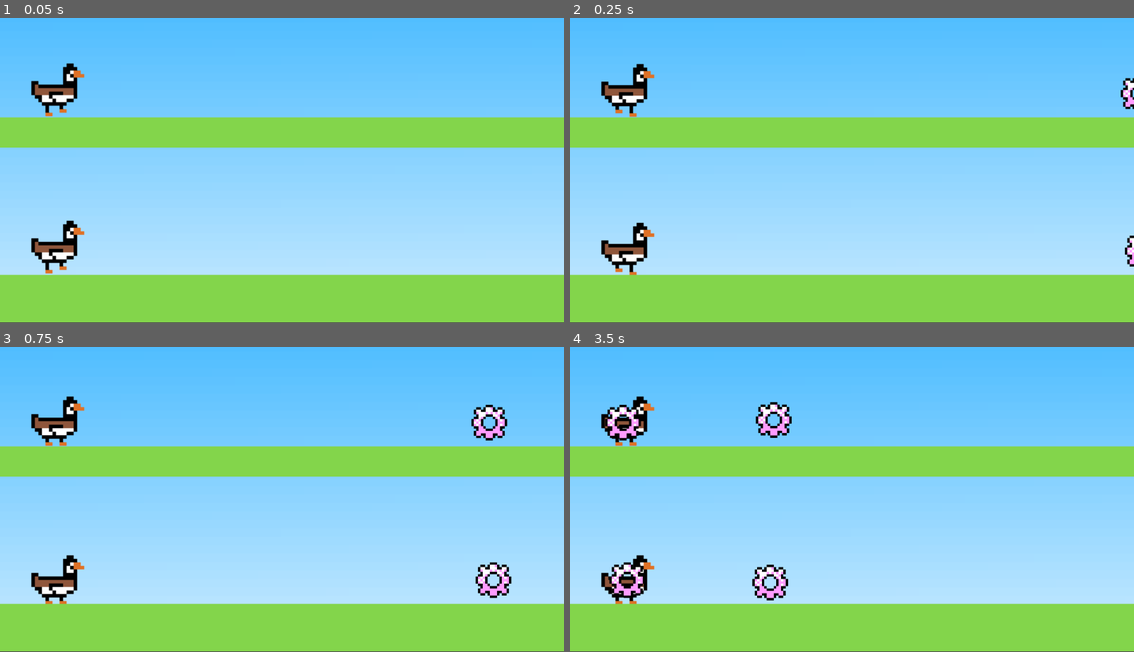
Above: before the commit, frames 1-4 (two rows, left to right).
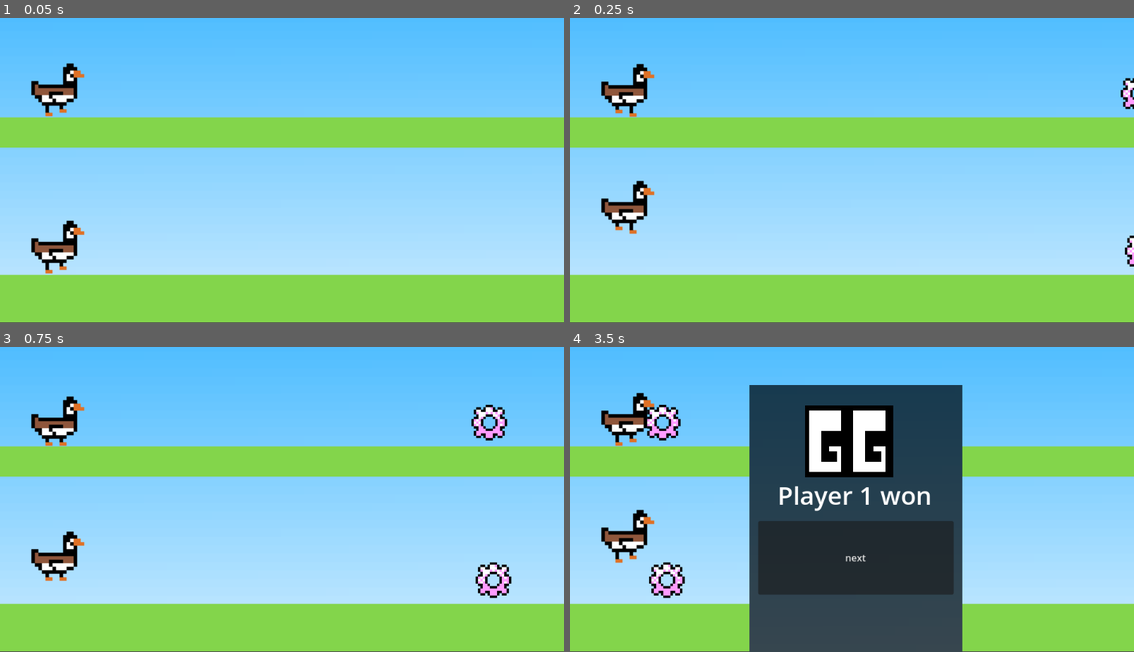
Above: after the commit, the same moments.

Repository: TheDynamicVector/HandGame
Game: Godot game, scene res://Levels/dinosaurgame.tscn
Same seed, same stepped clock (60 frames per second), same inputs: the game is played once before the commit and once after it. Before the commit the project starts from res://Levels/dinosaur game.tscn.
Inputs:
- Up to frame 1 (0.05 s): no input
- Up to frame 2 (0.25 s): no input
- Up to frame 3 (0.75 s): no input
- Up to frame 4 (3.5 s): no input

Frame 1 is identical in both runs. In frame 2, 1.6% of the frame differs, in the area x 5-16%, y 53-85%; in frame 3, 1.4%; in frame 4, 36%, in the area x 5-70%, y 12-100%.

Commit message:
DeathCondition

Diff:
--- a/Global.gd
+++ b/Global.gd
@@ -13,9 +13,9 @@
 
 var game = "goose"
 
-func _process(delta):
+func _process(_delta):
 
-	var gesture_texts = FileAccess.open("res://GestureData.txt", FileAccess.READ).get_as_text().split(",")
+	gesture_texts = FileAccess.open("res://GestureData.txt", FileAccess.READ).get_as_text().split(",")
 	#print(gesture_text)
 
 	if game == "goose" and gesture_texts.size() == 2:
@@ -25,3 +25,21 @@
 
 		if gesture_texts[1] == "zero":
 			$/root/dinosaurgame/Goose2.jump()
+
+func end_round(player_won):
+
+	get_tree().paused = true
+	WinRoundUi.visible = true
+
+	if player_won == 1:
+		player_1_score += 1
+		if player_1_score == 3:
+			pass
+	else:
+		player_2_score += 1
+		if player_2_score == 3:
+			pass
+func new_level():
+	get_tree().change_scene_to_file("res://Levels/dinosaurgame.tscn")
+	WinRoundUi.visible = false
+	get_tree().paused = false
--- a/Levels/dinosaur game.tscn
+++ b/Levels/dinosaurgame.tscn
@@ -1,11 +1,11 @@
 [gd_scene load_steps=13 format=3 uid="uid://ciagy2f5687w3"]
 
-[ext_resource type="Texture2D" uid="uid://c1f07ij02kp8" path="res://sprites/bg.png" id="1_0hkbx"]
-[ext_resource type="Script" path="res://Scripts/CharacterBody2D.gd" id="1_a4l87"]
-[ext_resource type="Texture2D" uid="uid://vw24sm3c1xg5" path="res://sprites/duck.png" id="2_orvsf"]
-[ext_resource type="Script" path="res://Scripts/gear.gd" id="4_e2637"]
-[ext_resource type="Texture2D" uid="uid://b6flbo0s8mgws" path="res://sprites/grass.png" id="4_ks0x6"]
-[ext_resource type="Texture2D" uid="uid://bxcbrawfu875f" path="res://sprites/gear.png" id="5_s2iqi"]
+[ext_resource type="Texture2D" uid="uid://c1f07ij02kp8" path="res://sprites/bg.png" id="1_80ysx"]
+[ext_resource type="Script" path="res://Scripts/CharacterBody2D.gd" id="2_rg58i"]
+[ext_resource type="Texture2D" uid="uid://vw24sm3c1xg5" path="res://sprites/duck.png" id="3_a8s8k"]
+[ext_resource type="Texture2D" uid="uid://b6flbo0s8mgws" path="res://sprites/grass.png" id="4_q2ghm"]
+[ext_resource type="Script" path="res://Scripts/gear.gd" id="5_fhan8"]
+[ext_resource type="Texture2D" uid="uid://bxcbrawfu875f" path="res://sprites/gear.png" id="6_axh3g"]
 
 [sub_resource type="Animation" id="Animation_x0i2k"]
 resource_name = "walk"
--- /dev/null
+++ b/Nodes/WinRoundUI.tscn
@@ -0,0 +1,57 @@
+[gd_scene load_steps=4 format=3 uid="uid://c2p04bea38yhs"]
+
+[ext_resource type="Texture2D" uid="uid://c1f07ij02kp8" path="res://sprites/bg.png" id="1_nh71w"]
+[ext_resource type="Texture2D" uid="uid://drs2ku6r4et50" path="res://sprites/New Piskel-1.png.png" id="2_1rux5"]
+[ext_resource type="Script" path="res://Scripts/NextButton.gd" id="3_hpk8i"]
+
+[node name="WinRoundUI" type="Control"]
+process_mode = 3
+visible = false
+z_index = 4096
+layout_mode = 3
+anchors_preset = 15
+anchor_right = 1.0
+anchor_bottom = 1.0
+grow_horizontal = 2
+grow_vertical = 2
+
+[node name="TextureRect2" type="TextureRect" parent="."]
+modulate = Color(0.309804, 0.309804, 0.309804, 1)
+layout_mode = 0
+offset_left = 128.0
+offset_top = -210.0
+offset_right = 640.0
+offset_bottom = 302.0
+scale = Vector2(0.471626, 0.636051)
+texture = ExtResource("1_nh71w")
+
+[node name="TextureRect" type="TextureRect" parent="."]
+layout_mode = 0
+offset_left = 182.0
+offset_top = -210.0
+offset_right = 694.0
+offset_bottom = 302.0
+scale = Vector2(0.284772, 0.364312)
+texture = ExtResource("2_1rux5")
+
+[node name="WinText" type="RichTextLabel" parent="."]
+layout_mode = 0
+offset_left = 160.0
+offset_top = -104.0
+offset_right = 467.0
+offset_bottom = -22.0
+scale = Vector2(0.629955, 0.621573)
+theme_override_font_sizes/normal_font_size = 45
+text = "Player 1 won"
+
+[node name="Button" type="Button" parent="."]
+layout_mode = 0
+offset_left = 138.0
+offset_top = -55.0
+offset_right = 466.0
+offset_bottom = 69.0
+scale = Vector2(0.676318, 0.674977)
+text = "next"
+script = ExtResource("3_hpk8i")
+
+[connection signal="button_down" from="Button" to="Button" method="_on_button_down"]
--- /dev/null
+++ b/Scripts/NextButton.gd
@@ -0,0 +1,4 @@
+extends Button
+
+func _on_button_down():
+	Global.new_level()
--- a/Scripts/gear.gd
+++ b/Scripts/gear.gd
@@ -4,7 +4,7 @@
 
 var SPEED = 3
 const direction = -1
-func _physics_process(delta):
+func _physics_process(_delta):
 
 	if not frozen:
 		position.x += direction * SPEED
@@ -21,8 +21,6 @@
 
 func _on_body_entered(body):
 	if body.is_in_group('Player1'):
-		print('Player 2 won')
-		#get_tree().paused = !get_tree().paused
+		Global.end_round(1)
 	elif body.is_in_group('Player2'):
-		#get_tree().paused = !get_tree().paused
-		print("Player 1 won")
+		Global.end_round(2)
--- a/project.godot
+++ b/project.godot
@@ -11,13 +11,14 @@
 [application]
 
 config/name="HandGame"
-run/main_scene="res://Levels/dinosaur game.tscn"
+run/main_scene="res://Levels/dinosaurgame.tscn"
 config/features=PackedStringArray("4.1", "GL Compatibility")
 config/icon="res://icon.svg"
 
 [autoload]
 
 Global="*res://Global.gd"
+WinRoundUi="*res://Nodes/WinRoundUI.tscn"
 
 [display]
 
Binary file changed: FeedImage.JPG
Not shown, changed: GestureData.txt
Not shown: 8 places in Levels/dinosaurgame.tscn that only renumber resources
